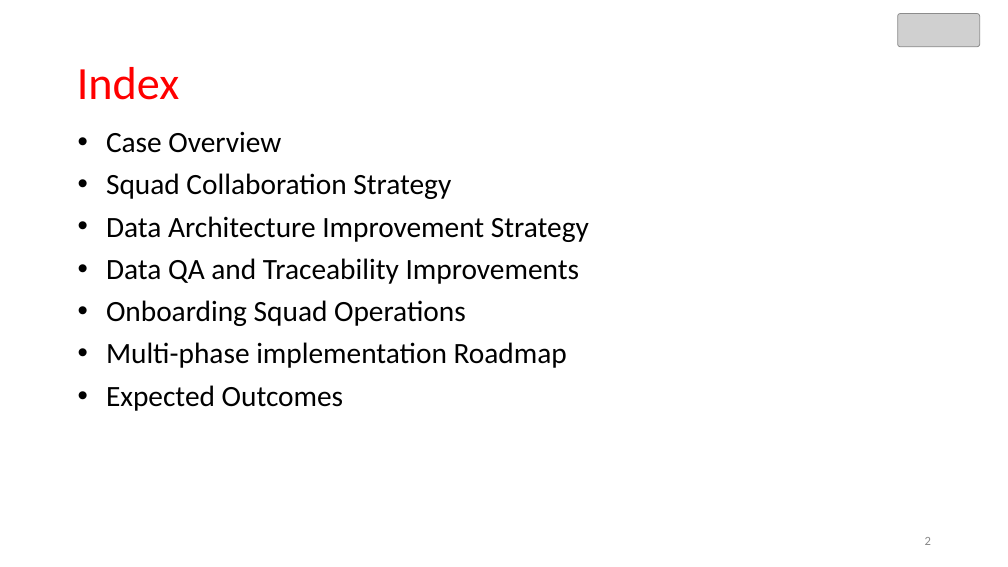
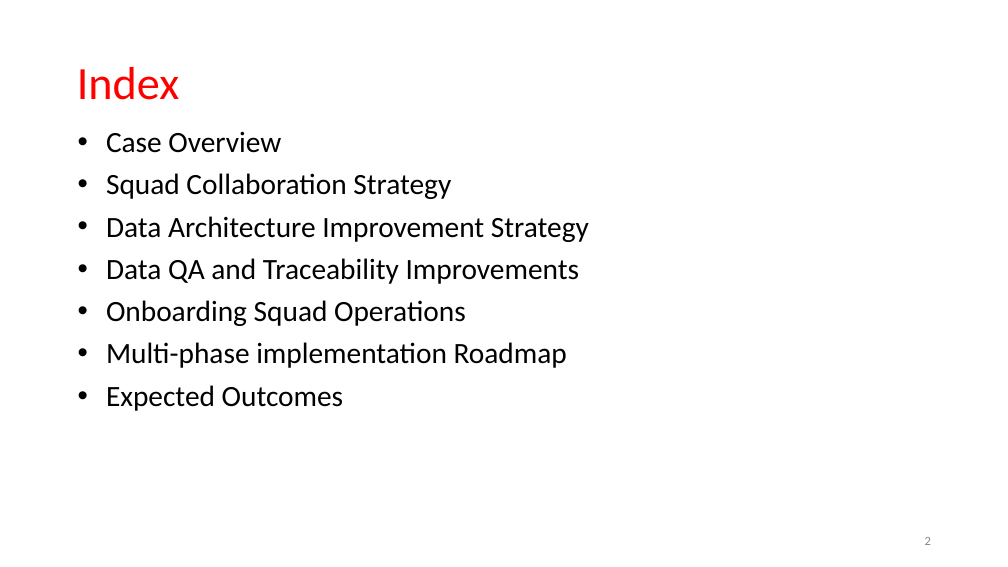
Before and after one commit to pepetro/Data-Engineering, a slide deck: slide 2 of deliverables/case/Study_Case.pptx. Drawn at 1008x567 pixels with LibreOffice and Linux fonts; fonts in the diff are those of the drawing; grey boxes stand for pictures. Boxes give left, top, right and bottom in pixels: in the first picture for what was removed or moved away, otherwise in the second. Text is boxed around its words. In the diff, an @@ line names an element or a change of style, - is before the commit and + after.

```diff
--- a/deliverables/case/Study_Case.pptx
+++ b/deliverables/case/Study_Case.pptx
@@ picture removed at <box>898,14,980,47</box> @@
```
Also in this commit, not shown: 7 other slides changed.
